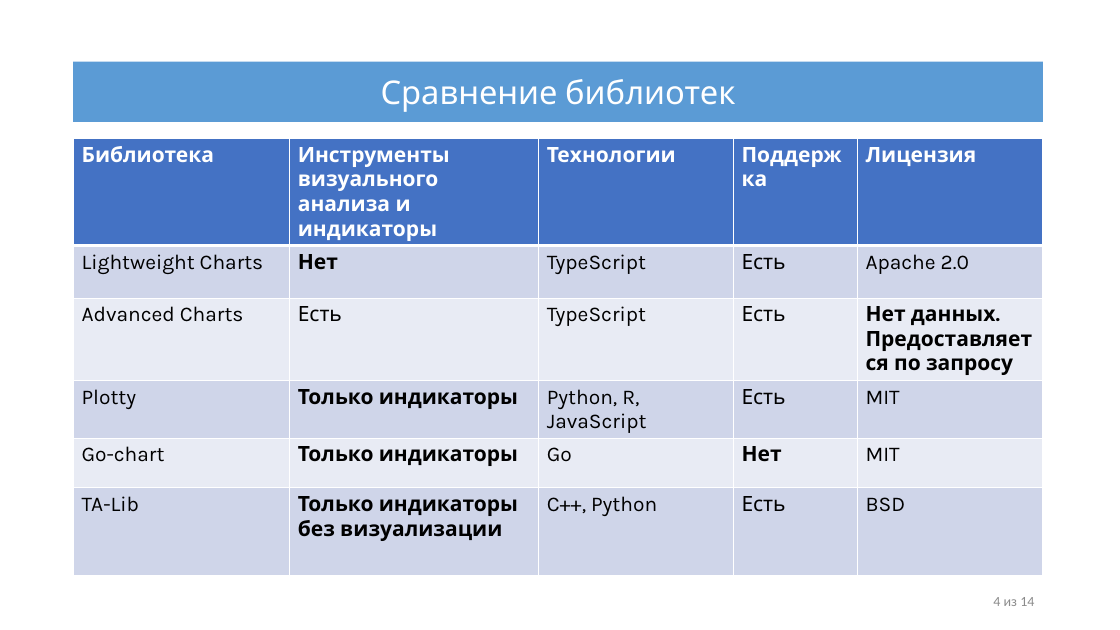
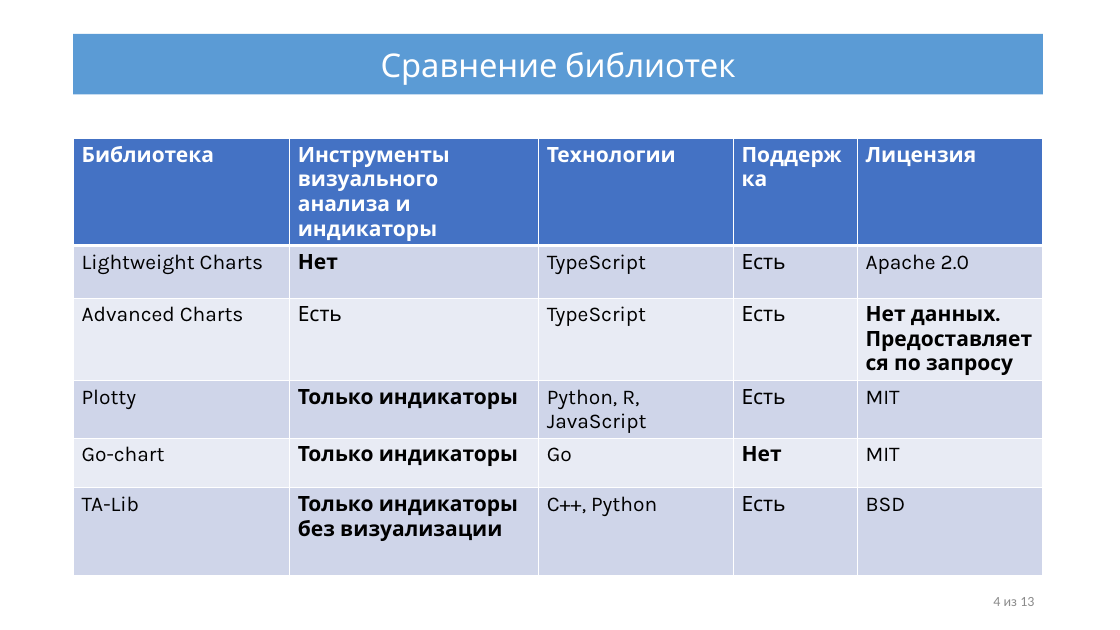
Before and after one commit to IliiaDenisov/masters-thesis, a slide deck: slide 4 of src/Презентация диплома.pptx. Drawn at 1120x630 pixels with LibreOffice and Linux fonts; fonts in the diff are those of the drawing. Boxes give left, top, right and bottom in pixels: in the first picture for what was removed or moved away, otherwise in the second. Text is boxed around its words. In the diff, an @@ line names an element or a change of style, - is before the commit and + after.

```diff
--- a/src/Презентация диплома.pptx
+++ b/src/Презентация диплома.pptx
@@ rectangle "Сравнение библиотек": place and size @@
-rectangle "Сравнение библиотек" at box(73, 61, 1043, 122)
+rectangle "Сравнение библиотек" at box(73, 34, 1043, 94)
@@ text at box(993, 597, 1034, 606): text changed @@
-4 из 14
+4 из 13
```
Also in this commit, not shown: 11 other slides changed.
